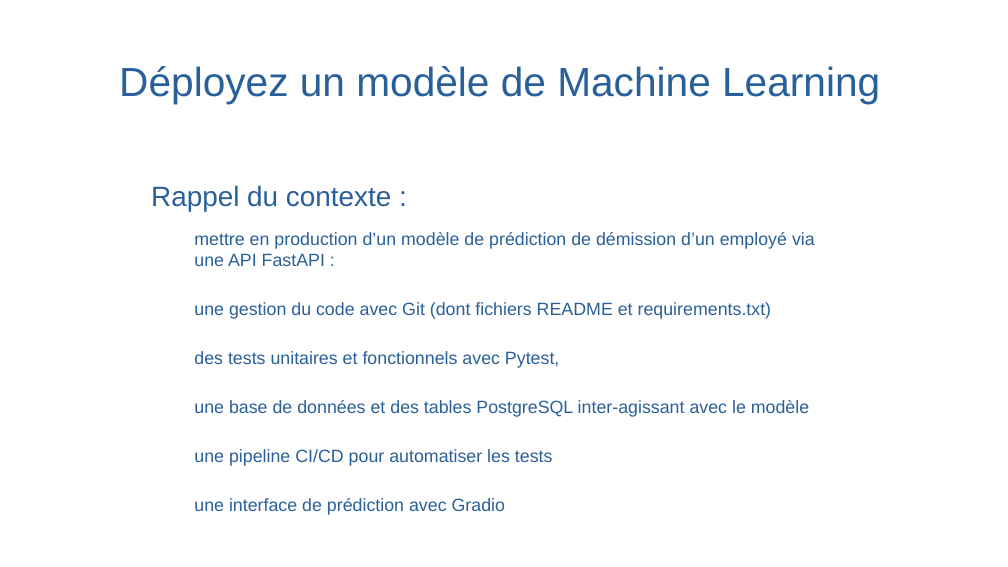
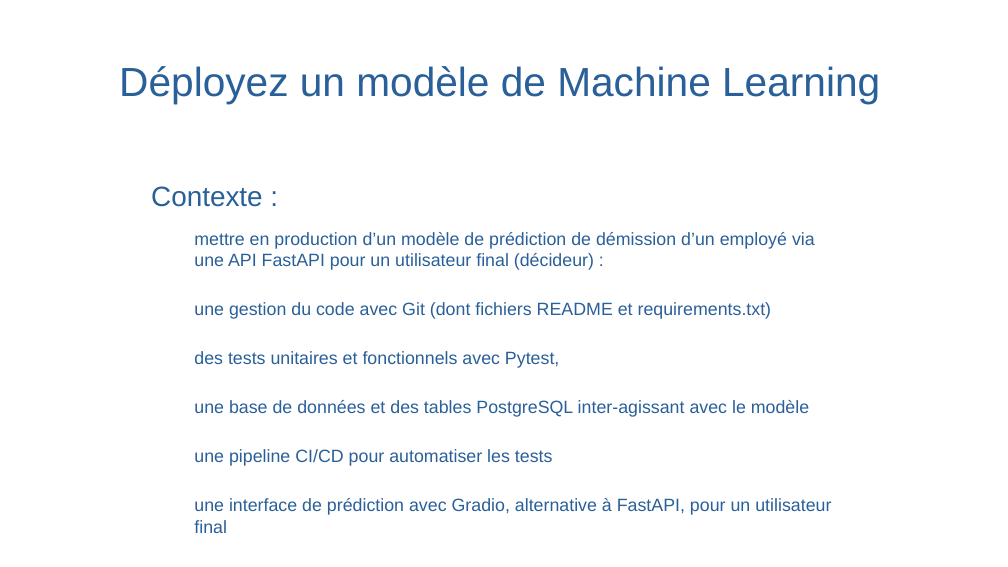
Before and after one commit to christophesallessacareau-boop/Deployez_un_modele_de_ML, a slide deck: slide 2 of Salles_Christophe_5_presentation_122025.odp. Drawn at 1008x567 pixels with LibreOffice and Linux fonts; fonts in the diff are those of the drawing; background and template pictures are left out. Boxes give left, top, right and bottom in pixels: in the first picture for what was removed or moved away, otherwise in the second. Text is boxed around its words. In the diff, an @@ line names an element or a change of style, - is before the commit and + after.

```diff
--- a/Salles_Christophe_5_presentation_122025.odp
+++ b/Salles_Christophe_5_presentation_122025.odp
@@ text at (x1=151, y1=186, x2=815, y2=270): text changed @@
-● Rappel du contexte :
-  − mettre en production d’un modèle de prédiction de démission d’un employé via une API FastAPI :
+● Contexte :
+  − mettre en production d’un modèle de prédiction de démission d’un employé via une API FastAPI pour un utilisateur final (décideur) :
@@ text at (x1=194, y1=498, x2=831, y2=533): text changed @@
-  − une interface de prédiction avec Gradioo
+  − une interface de prédiction avec Gradio, alternative à FastAPI, pour un utilisateur finalo
```
Also in this commit, not shown: 5 other slides changed, 2 slides added, 7 slides removed, 6 other files.
